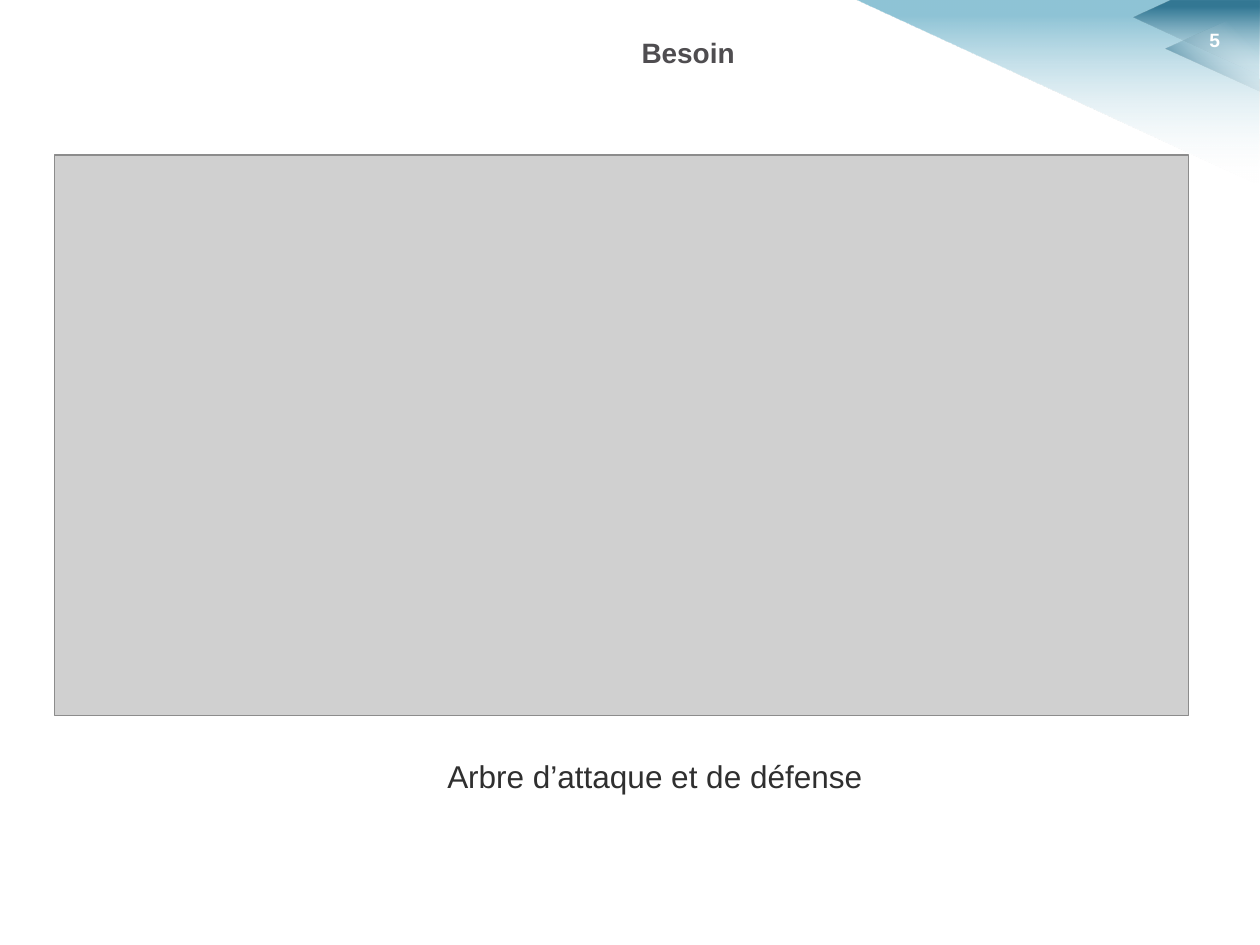
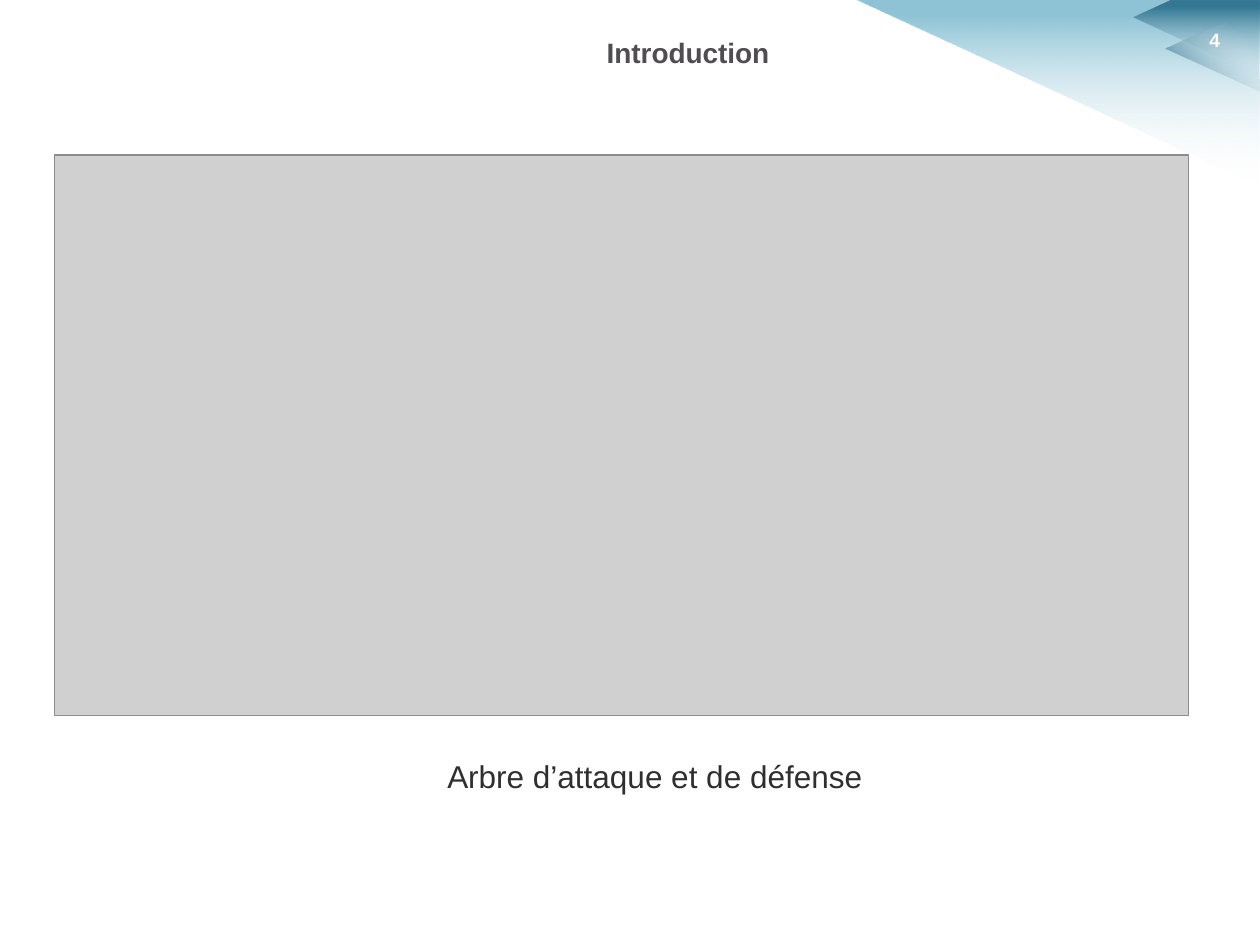
Before and after one commit to HKervadec/korrigolo, a slide deck: slide 4 of soutenances/planification/soutenance_planification.pptx (slide 5 before the commit). Drawn at 1260x945 pixels with LibreOffice and Linux fonts; fonts in the diff are those of the drawing; grey boxes stand for pictures; background and template pictures are left out. Boxes give left, top, right and bottom in pixels: in the first picture for what was removed or moved away, otherwise in the second. Text is boxed around its words. In the diff, an @@ line names an element or a change of style, - is before the commit and + after.

```diff
--- a/soutenances/planification/soutenance_planification.pptx
+++ b/soutenances/planification/soutenance_planification.pptx
@@ text at [607, 42, 770, 64]: text changed @@
-Besoin
+Introduction
@@ page number at [1209, 34, 1220, 47]: text changed @@
-5
+4
```
Also in this commit, not shown: 9 other slides changed, 5 slides added, 5 slides removed.
